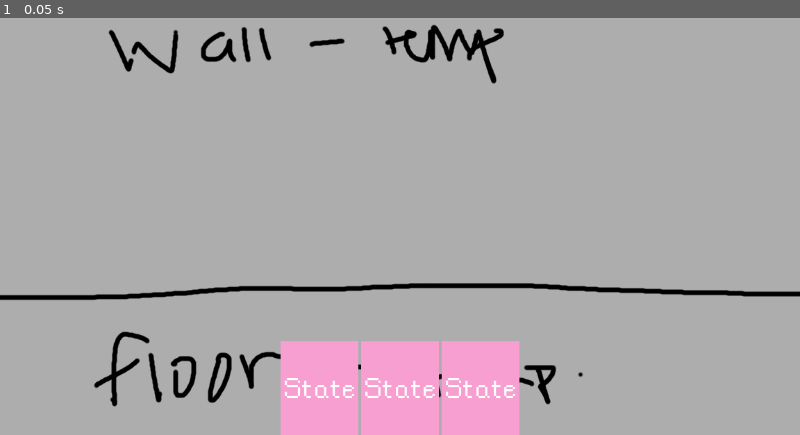
Above: before the commit, frame 1.
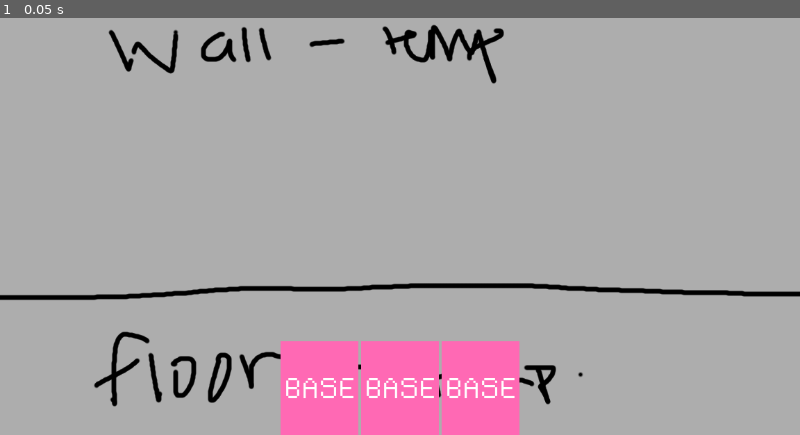
Above: after the commit, the same moment.

Repository: stressedGuaba/magic-girl-tarot
Game: Godot game, scene res://scenes/Battle/battle.tscn
Two runs of this game, one before a commit and one after it. Both use one fixed random seed, a clock stepped at 60 frames per second and the inputs below. This scene is started directly instead of the project's main scene.
Inputs:
- Up to frame 1 (0.05 s): no input

The runs differ from the first frame. In frame 1, 6.4% of the frame differs, in the area x 35-65%, y 77-100%.

Commit message:
bro what is going on with the card system

Diff:
--- a/TESTING.gd
+++ /dev/null
@@ -1,11 +0,0 @@
-extends Node2D
-
-
-# Called when the node enters the scene tree for the first time.
-func _ready() -> void:
-	pass
-
-
-# Called every frame. 'delta' is the elapsed time since the previous frame.
-func _process(delta: float) -> void:
-	pass
--- a/Test.tscn
+++ b/Test.tscn
@@ -1,10 +1,7 @@
-[gd_scene load_steps=2 format=3 uid="uid://dnnka5th1gldj"]
-
-[ext_resource type="Texture2D" uid="uid://ocqr4kaowgws" path="res://icon.svg" id="1_mtyf4"]
+[gd_scene format=3 uid="uid://dnnka5th1gldj"]
 
 [node name="Node2D" type="Node2D"]
 
 [node name="Sprite2D" type="Sprite2D" parent="."]
-texture = ExtResource("1_mtyf4")
 
 [node name="Node2D" type="Node2D" parent="."]
--- a/node_2d.tscn
+++ /dev/null
@@ -1,6 +0,0 @@
-[gd_scene load_steps=2 format=3 uid="uid://cxsha44dp1f4r"]
-
-[ext_resource type="Script" uid="uid://cc34vuaqyk5an" path="res://TESTING.gd" id="1_wtcfe"]
-
-[node name="Node2D" type="Node2D"]
-script = ExtResource("1_wtcfe")
--- a/project.godot
+++ b/project.godot
@@ -11,7 +11,7 @@
 [application]
 
 config/name="Magic Girl Tarot"
-run/main_scene="uid://0hq85gamoaxs"
+run/main_scene="uid://dw6qdjpatlg1q"
 config/features=PackedStringArray("4.4", "Forward Plus")
 
 [display]
@@ -22,6 +22,19 @@
 
 enabled=PackedStringArray("res://addons/godot_super-wakatime/plugin.cfg")
 
+[input]
+
+left_mouse={
+"deadzone": 0.2,
+"events": [Object(InputEventMouseButton,"resource_local_to_scene":false,"resource_name":"","device":-1,"window_id":0,"alt_pressed":false,"shift_pressed":false,"ctrl_pressed":false,"meta_pressed":false,"button_mask":1,"position":Vector2(267, 23),"global_position":Vector2(276, 71),"factor":1.0,"button_index":1,"canceled":false,"pressed":true,"double_click":false,"script":null)
+]
+}
+right_mouse={
+"deadzone": 0.2,
+"events": [Object(InputEventMouseButton,"resource_local_to_scene":false,"resource_name":"","device":-1,"window_id":0,"alt_pressed":false,"shift_pressed":false,"ctrl_pressed":false,"meta_pressed":false,"button_mask":2,"position":Vector2(146, 30),"global_position":Vector2(155, 78),"factor":1.0,"button_index":2,"canceled":false,"pressed":true,"double_click":false,"script":null)
+]
+}
+
 [layer_names]
 
 2d_physics/layer_1="card_target_selector"
--- a/scenes/Battle/battle.tscn
+++ b/scenes/Battle/battle.tscn
@@ -22,7 +22,7 @@
 position = Vector2(576, 225)
 shape = SubResource("RectangleShape2D_p1qf1")
 
-[node name="BattleUI" type="CanvasLayer" parent="."]
+[node name="BattleUI" type="CanvasLayer" parent="." groups=["ui_layer"]]
 
 [node name="Hand" type="HBoxContainer" parent="BattleUI"]
 anchors_preset = 7
@@ -30,11 +30,12 @@
 anchor_top = 1.0
 anchor_right = 0.5
 anchor_bottom = 1.0
-offset_left = -172.0
+offset_left = -337.5
 offset_top = -135.0
-offset_right = 503.0
+offset_right = 337.5
 grow_horizontal = 2
 grow_vertical = 0
+alignment = 1
 
 [node name="CardUI" parent="BattleUI/Hand" instance=ExtResource("2_mpo2y")]
 layout_mode = 2
--- /dev/null
+++ b/scenes/card_ui/card_base_state.gd
@@ -0,0 +1,16 @@
+extends CardState
+
+
+func enter() -> void:
+	if not card_ui.is_node_ready():
+		await card_ui.ready
+
+	card_ui.reparent_requested.emit(card_ui)
+	card_ui.color.color = Color.HOT_PINK #debug
+	card_ui.state.text = "BASE"
+	card_ui.pivot_offset = Vector2.ZERO #dont snap to corner point / snap to middle
+
+func on_gui_input(event: InputEvent) -> void:
+	if event.is_action_pressed("left_mouse"):
+		card_ui.pivot_offset = card_ui.get_global_mouse_position() - card_ui.global_position
+		transition_requested.emit(self, CardState.State.CLICKED)
--- /dev/null
+++ b/scenes/card_ui/card_clicked_state.gd
@@ -0,0 +1,12 @@
+extends CardState
+
+func enter() -> void:
+	##debug
+	card_ui.color.color = Color.ORANGE
+	card_ui.state.text = "CLICKED"
+	card_ui.drop_point_detector.monitoring = true
+
+
+func on_Input(event: InputEvent) -> void:
+	if event is InputEventMouseMotion:
+		transition_requested.emit(self, CardState.State.DRAGGING)
--- /dev/null
+++ b/scenes/card_ui/card_dragging_state.gd
@@ -0,0 +1,25 @@
+extends CardState
+
+func enter() -> void:
+	var ui_layer := get_tree().get_first_node_in_group("ui_layer")
+	if ui_layer:
+		card_ui.reparent(ui_layer)
+
+	##once again debugging
+	card_ui.color.color = Color.NAVY_BLUE
+	card_ui.state_text = "DRAGGING"
+
+func on_input(event: InputEvent) -> void:
+	##release or base
+	var mouse_motion := event is InputEventMouseMotion
+	var cancel = event.is_action_pressed("right_mouse")
+	var confirm = event.is_action_released("left_mouse") or event.is_action_pressed("left_mouse")
+
+	if mouse_motion:
+		card_ui.global_position = card_ui.get_global_mouse_position() - card_ui.pivot_offset
+
+	if cancel:
+		transition_requested.emit(self, CardState.State.BASE)
+	elif confirm:
+		get_viewport().set_input_as_handled()
+		transition_requested.emit(self, CardState.State.RELEASED)
--- /dev/null
+++ b/scenes/card_ui/card_released_state.gd
@@ -0,0 +1,6 @@
+extends CardState
+
+func enter() -> void:
+	##debug
+	card_ui.color.color = Color.DARK_VIOLET
+	card_ui.state.text = "RELEASED"
--- a/scenes/card_ui/card_state_machine.gd
+++ b/scenes/card_ui/card_state_machine.gd
@@ -1,54 +1,3 @@
-#class_name CardStateMachine
-#extends Node
-#
-#@export var initial_state: CardState #base state
-#
-###store current state
-#var current_state: CardState
-#var states := {}
-#
-#func init(card: CardUI) -> void:
-	#for child in get_children():
-		#if child is CardState:
-			#states[child.state] = child
-			#child.transition_requested.connect(_on_transition_requested)
-			#child.card_ui = card
-			#
-		#if initial_state:
-			#initial_state.enter()
-			#current_state = initial_state
-#
-#func on_input(event: InputEvent) -> void:
-	#if current_state:
-		#current_state.on_input(event)
-#
-#func on_gui_input(event: InputEvent) -> void:
-	#if current_state:
-		#current_state.on_gui_input(event)
-#
-#func on_mouse_entered() -> void:
-	#if current_state:
-		#current_state.on_mouse_entered()
-		#
-#func on_mouse_exited() -> void:
-	#if current_state:
-		#current_state.on_mouse_exited()
-#
-#func _on_transition_requested(from: CardState, to: CardState.State) -> void:
-	#if from != current_state:
-		#return
-	#
-	#var new_state: CardState = states[to]
-	#if not new_state:
-		#return
-	#
-	#if current_state:
-		#current_state.exit()
-	#
-	#new_state.enter()
-	#current_state = new_state
-
-
 class_name CardStateMachine
 extends Node
 
@@ -59,8 +8,8 @@
 
 
 func init(card: CardUI) -> void:
-	for child: CardState in get_children():
-		if child:
+	for child in get_children():
+		if child is CardState:
 			states[child.state] = child
 			child.transition_requested.connect(_on_transition_requested)
 			child.card_ui = card
@@ -68,7 +17,6 @@
 	if initial_state:
 		initial_state.enter()
 		current_state = initial_state
-
 
 func on_input(event: InputEvent) -> void:
 	if current_state:
--- a/scenes/card_ui/card_states/card_base_state.gd
+++ /dev/null
@@ -1,11 +0,0 @@
-extends CardState
-
-
-# Called when the node enters the scene tree for the first time.
-func _ready() -> void:
-	pass # Replace with function body.
-
-
-# Called every frame. 'delta' is the elapsed time since the previous frame.
-func _process(delta: float) -> void:
-	pass
--- a/scenes/card_ui/card_states/card_clicked_state.gd
+++ /dev/null
@@ -1,11 +0,0 @@
-extends CardState
-
-
-# Called when the node enters the scene tree for the first time.
-func _ready() -> void:
-	pass # Replace with function body.
-
-
-# Called every frame. 'delta' is the elapsed time since the previous frame.
-func _process(delta: float) -> void:
-	pass
--- a/scenes/card_ui/card_states/card_dragging_state.gd
+++ /dev/null
@@ -1,11 +0,0 @@
-extends CardState
-
-
-# Called when the node enters the scene tree for the first time.
-func _ready() -> void:
-	pass # Replace with function body.
-
-
-# Called every frame. 'delta' is the elapsed time since the previous frame.
-func _process(delta: float) -> void:
-	pass
--- a/scenes/card_ui/card_states/card_released_state.gd
+++ /dev/null
@@ -1,11 +0,0 @@
-extends CardState
-
-
-# Called when the node enters the scene tree for the first time.
-func _ready() -> void:
-	pass # Replace with function body.
-
-
-# Called every frame. 'delta' is the elapsed time since the previous frame.
-func _process(delta: float) -> void:
-	pass
--- a/scenes/card_ui/card_states/card_state.gd
+++ b/scenes/card_ui/card_states/card_state.gd
@@ -5,7 +5,7 @@
 
 signal transition_requested(from: CardState, to: State)
 
-@export var state = State #assign states to nodes & reference to card ui node
+@export var state : State #assign states to nodes & reference to card ui node
 
 var card_ui: CardUI #reference to card ui node
 
--- a/scenes/card_ui/card_ui.gd
+++ b/scenes/card_ui/card_ui.gd
@@ -6,3 +6,21 @@
 
 @onready var color : ColorRect = $Color
 @onready var state: Label = $State
+@onready var drop_point_detector: Area2D = $DropPointDetector
+@onready var card_state_machine : CardStateMachine = $CardStateMachine as CardStateMachine
+
+
+func _ready() -> void:
+	card_state_machine.init(self)
+
+func _input(event: InputEvent) -> void:
+	card_state_machine.on_input(event)
+
+func _on_mouse_entered() -> void:
+	card_state_machine.on_mouse_entered()
+
+func _on_mouse_exited() -> void:
+	card_state_machine.on_mouse_exited()
+
+func _on_gui_input(event: InputEvent) -> void:
+	card_state_machine.on_gui_input(event)
--- a/scenes/card_ui/card_ui.tscn
+++ b/scenes/card_ui/card_ui.tscn
@@ -3,10 +3,10 @@
 [ext_resource type="Theme" uid="uid://dfor1aikf7ofe" path="res://main_theme.tres" id="1_5ps65"]
 [ext_resource type="Script" uid="uid://b7eci6e1r8uvj" path="res://scenes/card_ui/card_ui.gd" id="2_878na"]
 [ext_resource type="Script" uid="uid://b8ww37yuqgqba" path="res://scenes/card_ui/card_state_machine.gd" id="3_psaan"]
-[ext_resource type="Script" uid="uid://cibiaptw7diiv" path="res://scenes/card_ui/card_states/card_base_state.gd" id="4_orrkt"]
-[ext_resource type="Script" uid="uid://bx2d1fm5q7213" path="res://scenes/card_ui/card_states/card_clicked_state.gd" id="5_yxx8x"]
-[ext_resource type="Script" uid="uid://dhas17eewnpq3" path="res://scenes/card_ui/card_states/card_dragging_state.gd" id="6_ci03s"]
-[ext_resource type="Script" uid="uid://c3355l0c0y8h" path="res://scenes/card_ui/card_states/card_released_state.gd" id="7_js3ux"]
+[ext_resource type="Script" uid="uid://cum0pvn5ha7ai" path="res://scenes/card_ui/card_base_state.gd" id="4_orrkt"]
+[ext_resource type="Script" uid="uid://bw45mrbhduggt" path="res://scenes/card_ui/card_clicked_state.gd" id="5_yxx8x"]
+[ext_resource type="Script" uid="uid://ddhq8boi6vuv7" path="res://scenes/card_ui/card_dragging_state.gd" id="6_ci03s"]
+[ext_resource type="Script" uid="uid://ceja8s6ddg7hu" path="res://scenes/card_ui/card_released_state.gd" id="7_js3ux"]
 
 [sub_resource type="RectangleShape2D" id="RectangleShape2D_5ps65"]
 size = Vector2(113, 135)
@@ -31,6 +31,7 @@
 anchor_bottom = 1.0
 grow_horizontal = 2
 grow_vertical = 2
+mouse_filter = 2
 color = Color(0.962325, 0.621247, 0.816699, 1)
 
 [node name="State" type="Label" parent="."]
@@ -56,17 +57,25 @@
 position = Vector2(56.5, 67.5)
 shape = SubResource("RectangleShape2D_5ps65")
 
-[node name="CardStateMachine" type="Node" parent="."]
+[node name="CardStateMachine" type="Node" parent="." node_paths=PackedStringArray("initial_state")]
 script = ExtResource("3_psaan")
+initial_state = NodePath("CardBaseState")
 
 [node name="CardBaseState" type="Node" parent="CardStateMachine"]
 script = ExtResource("4_orrkt")
 
 [node name="CardClickedState" type="Node" parent="CardStateMachine"]
 script = ExtResource("5_yxx8x")
+state = 1
 
 [node name="CardDraggingState" type="Node" parent="CardStateMachine"]
 script = ExtResource("6_ci03s")
+state = 2
 
 [node name="CardReleasedState" type="Node" parent="CardStateMachine"]
 script = ExtResource("7_js3ux")
+state = 4
+
+[connection signal="gui_input" from="." to="." method="_on_gui_input"]
+[connection signal="mouse_entered" from="." to="." method="_on_mouse_entered"]
+[connection signal="mouse_exited" from="." to="." method="_on_mouse_exited"]
Not shown, removed: TESTING.gd.uid
Not shown, added: scenes/card_ui/card_base_state.gd.uid
Not shown, added: scenes/card_ui/card_clicked_state.gd.uid
Not shown, added: scenes/card_ui/card_dragging_state.gd.uid
Not shown, added: scenes/card_ui/card_released_state.gd.uid
Not shown, removed: scenes/card_ui/card_states/card_base_state.gd.uid
Not shown, removed: scenes/card_ui/card_states/card_clicked_state.gd.uid
Not shown, removed: scenes/card_ui/card_states/card_dragging_state.gd.uid
Not shown, removed: scenes/card_ui/card_states/card_released_state.gd.uid
